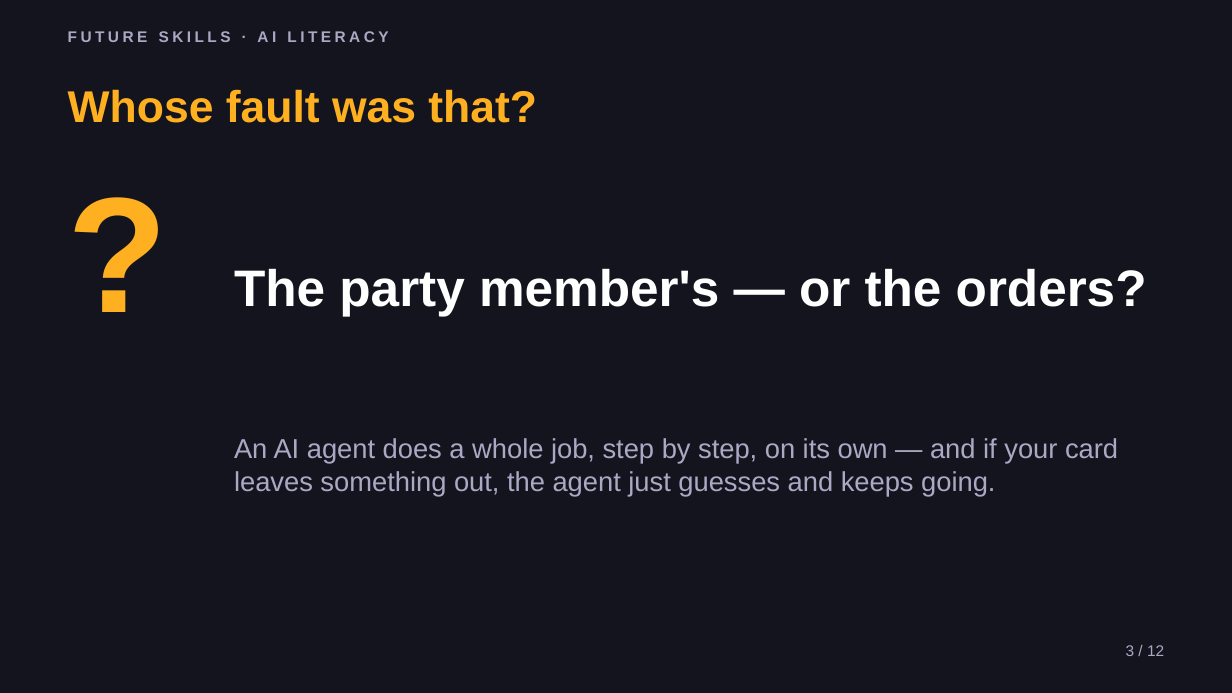
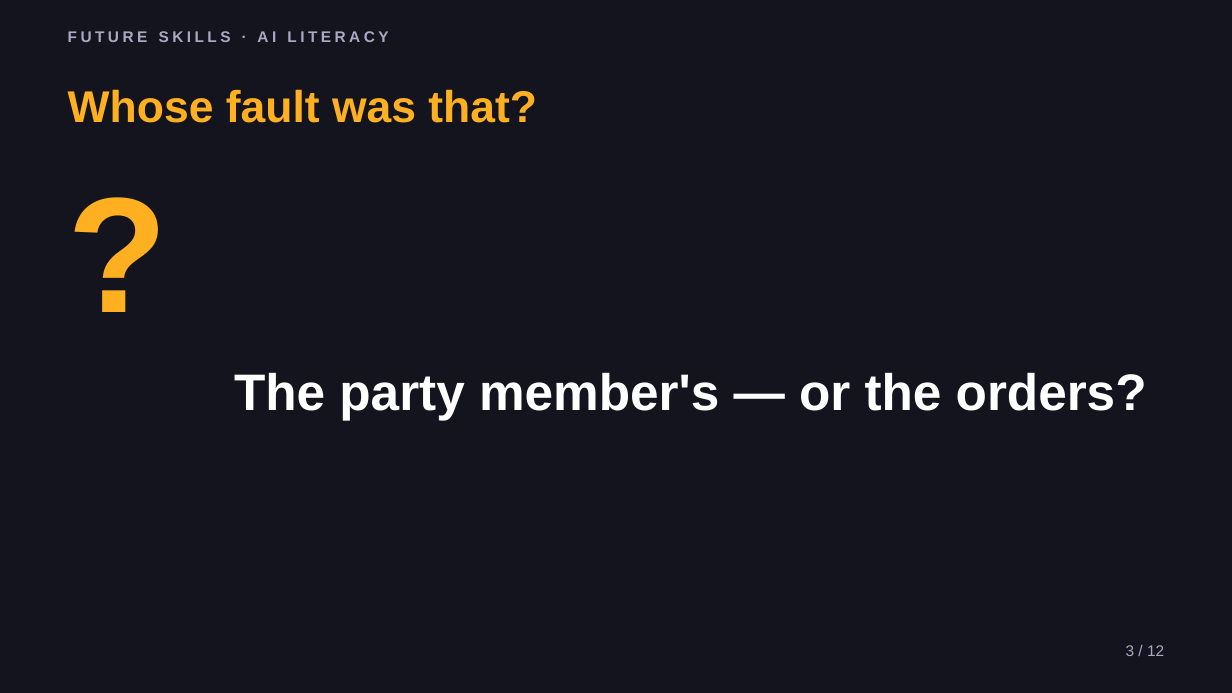
Before and after one commit to phiunit/tptphi, a slide deck: slide 3 of products/ai-agent-intern/dist/Lead Your AI Squad - Slides.pptx. Drawn at 1232x693 pixels with LibreOffice and Linux fonts; fonts in the diff are those of the drawing. Boxes give left, top, right and bottom in pixels: in the first picture for what was removed or moved away, otherwise in the second. Text is boxed around its words. In the diff, an @@ line names an element or a change of style, - is before the commit and + after.

```diff
--- a/products/ai-agent-intern/dist/Lead Your AI Squad - Slides.pptx
+++ b/products/ai-agent-intern/dist/Lead Your AI Squad - Slides.pptx
@@ text "The party member's — or ...": place and size @@
-text "The party member's — or ..." at [234,268,1147,316]
+text "The party member's — or ..." at [234,372,1147,420]
@@ text removed at [234,438,1118,496] @@
-An AI agent does a whole job, step by step, on its own — and if your card leaves something out, the agent just guesses and keeps going.
```
Also in this commit, not shown: 6 other slides changed, 29 other files.
